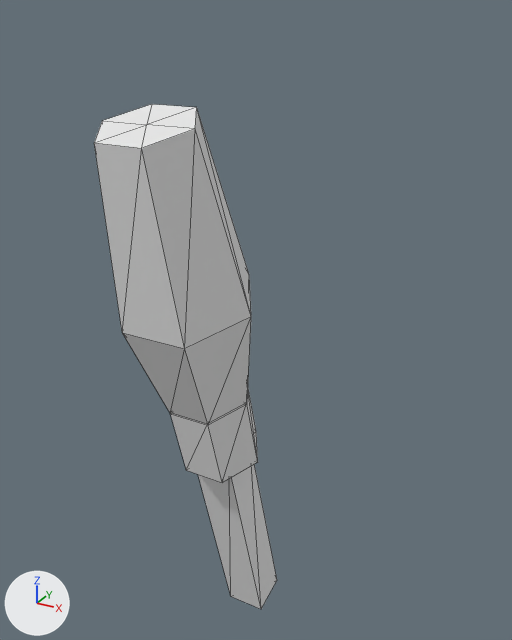
The OBJ model Resources/models/Castle/torch.obj as it was, and as the next commit left it.
The view is the same before and after, from a camera (50 mm lens) standing at (5.03, -9.11, 9.9) and looking at (0.38, -0.64, 5.67). The axes (+X, +Y, +Z) are drawn at lower left. The lights are the same throughout. Mesh edges are drawn as thin lines. Where no turn or scale is listed for an object, it has been applied to the vertices.

The older version as bpy lines, for what is in view:
```python
mat_fadewood = principled_material('fadewood')
mat_fadewood.base_color = (0.8, 0.8, 0.8)  # white #e7e7e7
mat_fadewood.roughness = 1.0
mat_fire = principled_material('fire')
mat_fire.base_color = (0.8, 0.8, 0.8)  # white #e7e7e7
mat_fire.roughness = 1.0
me_torch = bpy.data.meshes.new('torch')
me_torch.from_pydata(...)  # 42 vertices, 72 faces; spans x -0.98..0.96, y -3.03..0.28, z -0.31..8.85
# faces by material slot: [36, 36]
me_torch.materials.append(mat_fire)  # white #e7e7e7
me_torch.materials.append(mat_fadewood)  # white #e7e7e7
ob_torch = bpy.data.objects.new('torch', me_torch)
ob_torch.location = (0.0, 0.0, 0.0)
```
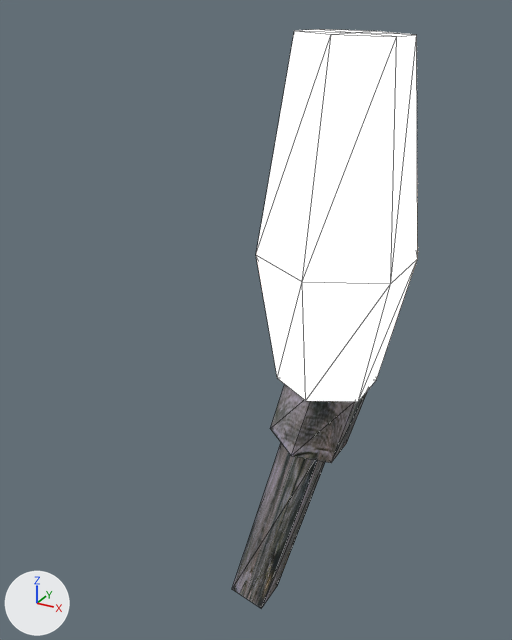
The edits, one by one:
Picture 'fire128x128x51.png' (img_fire128x128x51_png) is new.
Picture 'fadewood.png' (img_fadewood_png) is new.
In material 'fire' (mat_fire), base_color is no longer (0.8, 0.8, 0.8), white #e7e7e7.
In material 'fire' (mat_fire), texture is now set to img_fire128x128x51_png.
In material 'fire' (mat_fire), emission_strength is now set to 1.0.
In material 'fadewood' (mat_fadewood), base_color is no longer (0.8, 0.8, 0.8), white #e7e7e7.
In material 'fadewood' (mat_fadewood), texture is now set to img_fadewood_png.
me_torch has 42 vertices, 72 faces and spans x -0.98..0.96, y -3.03..0.28, z -0.31..8.85.
me_torch is used by ob_torch; location (0.0, 0.0, 0.0).
me_torch part 1: the loose piece of 14 vertices spanning x -0.66..0.64, y -1.93..-0.51, z 3.33..4.86 is turned 90 degrees about the z axis through its middle, then moved by (1.22, 1.15, 0.05).
me_torch part 2: the loose piece of 8 vertices spanning x -0.33..0.33, y -1.4..0.28, z -0.31..3.65 is turned 90 degrees about the z axis through its middle, then moved by (0.55, 0.51, 0.05).
me_torch part 3: the loose piece of 20 vertices spanning x -0.98..0.96, y -3.03..-0.84, z 4.53..8.85 is multiplied about its middle by the matrix ((0.0, -1.158, -0.276), (1.19, 0.0, 0.0), (0.0, -0.276, 1.158)), then moved by (1.41, 1.87, 0.45).

Where the change shows, as pixel boxes (x1, y1, x2, y2) in the pictures (512 x 640 px; the box of a moved part takes in the faces that stretch with it):
'torch', surface changed, reshaped (15% taller): before (94, 104, 277, 609); after (232, 29, 418, 608)
part 1 of me_torch, moved or reshaped: before (171, 388, 258, 483); after (270, 385, 367, 463)
part 2 of me_torch, moved or reshaped: before (198, 464, 277, 609); after (232, 443, 325, 608)
part 3 of me_torch, moved or reshaped: before (94, 104, 251, 425); after (256, 29, 418, 402)
